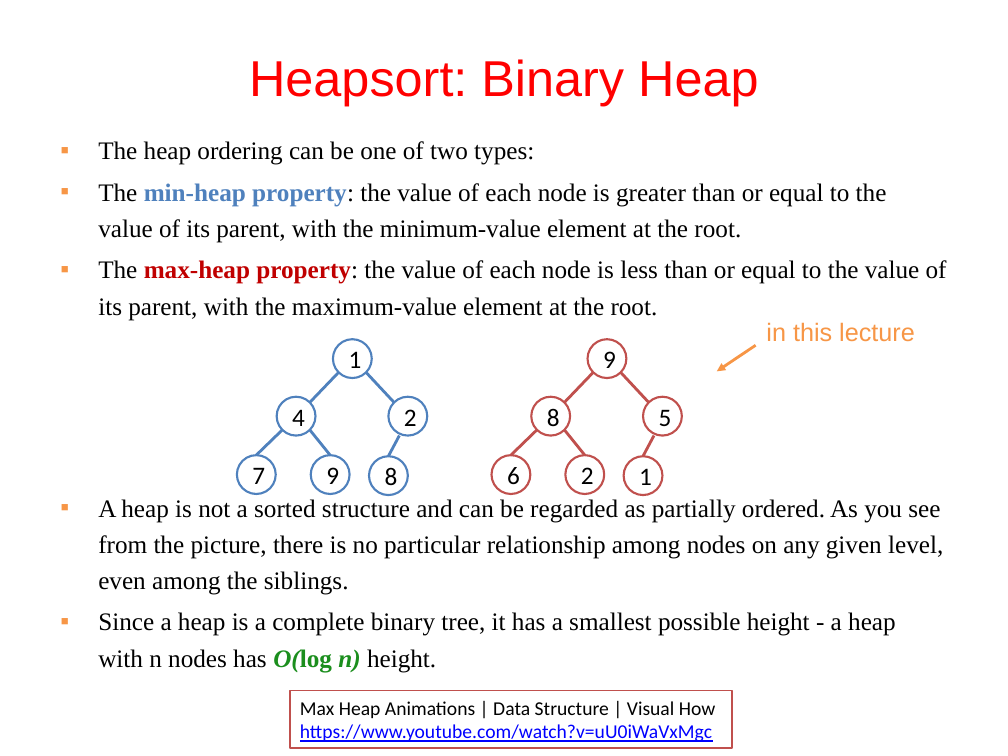
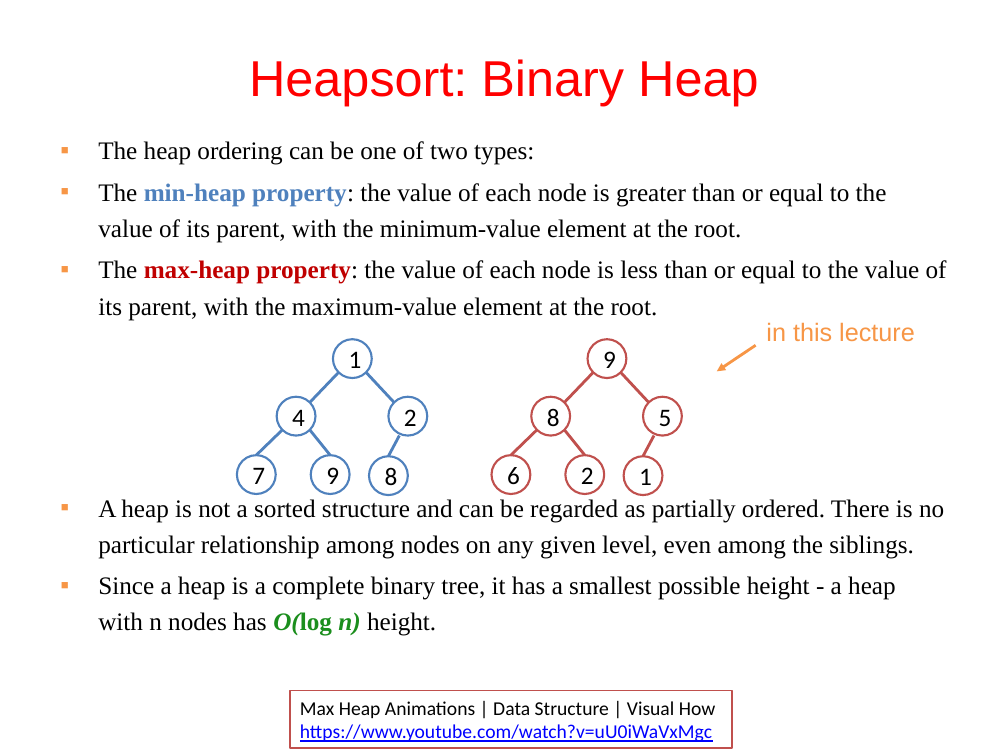
Before and after one commit to guhofstra/CSC111Fa25, a slide deck: slide 13 of PPTs/Lecture 13-sorting algorithms.pptx. Drawn at 1008x756 pixels with LibreOffice and Linux fonts; fonts in the diff are those of the drawing. Boxes give left, top, right and bottom in pixels: in the first picture for what was removed or moved away, otherwise in the second. Text is boxed around its words. In the diff, an @@ line names an element or a change of style, - is before the commit and + after.

```diff
--- a/PPTs/Lecture 13-sorting algorithms.pptx
+++ b/PPTs/Lecture 13-sorting algorithms.pptx
@@ text at box(98, 499, 944, 559): text changed @@
-▪ A heap is not a sorted structure and can be regarded as partially ordered. As you see from the picture, there is no particular relationship among nodes on any given level, even among the siblings.
+▪ A heap is not a sorted structure and can be regarded as partially ordered. There is no particular relationship among nodes on any given level, even among the siblings.
```
Also in this commit, not shown: 6 other slides changed, 1 other file.
